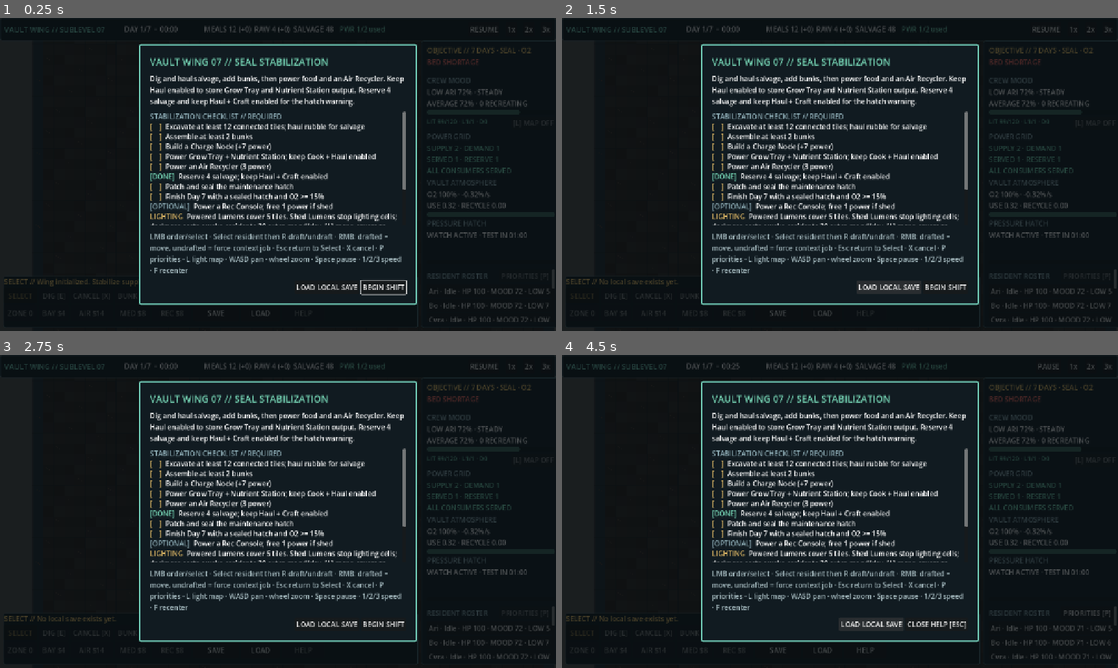
Above: before the commit, frames 1-4 (two rows, left to right).
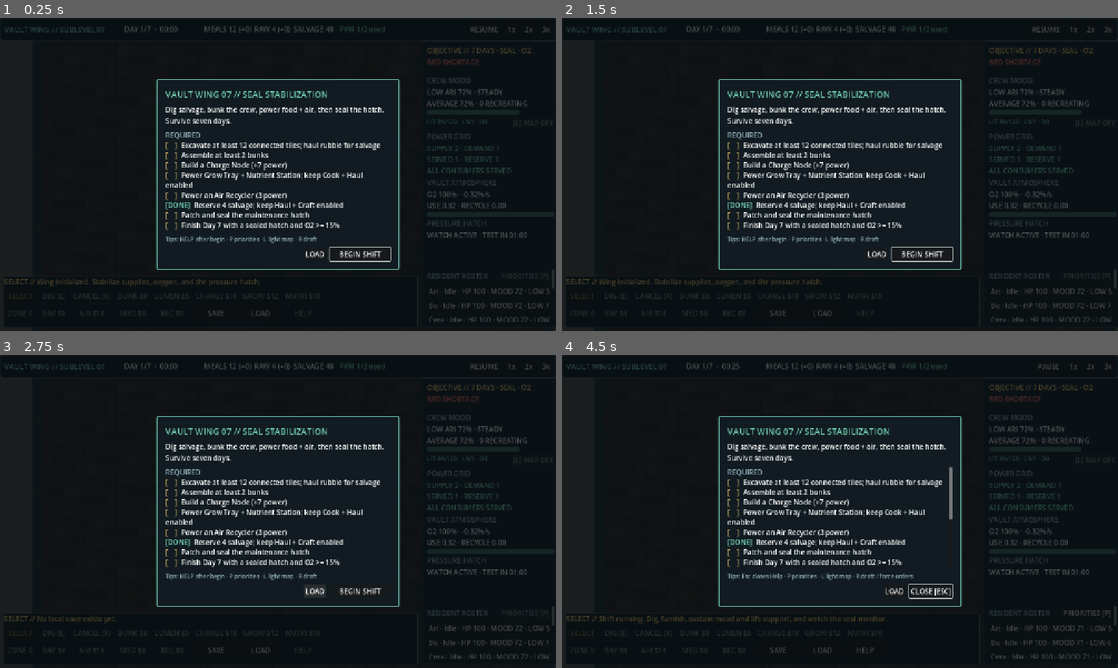
Above: after the commit, the same moments.

Repository: rccoleman19/VaultTycoon
Game: Godot game, scene res://scenes/main.tscn
Same seed, same stepped clock (60 frames per second), same inputs: the game is played once before the commit and once after it.
Inputs (mouse positions are in pixels of both pictures, inside the frame that each line leads up to):
- Up to frame 1 (0.25 s): no input
- Up to frame 2 (1.5 s): click "LOAD" at 0.5 s; click (890, 287) at 1.25 s, where only the run before the commit has a clickable "LOAD LOCAL SAVE"
- Up to frame 3 (2.75 s): click "LOAD" at 2 s
- Up to frame 4 (4.5 s): click "BEGIN SHIFT" at 2.75 s; click "HELP" at 3.5 s; click (873, 624) at 4.25 s, where only the run before the commit has a clickable "LOAD LOCAL SAVE"

The runs differ from the first frame. In frame 1, 12% of the frame differs, in the area x 25-75%, y 8-92%; in frame 2, 12%; in frame 3, 12%; in frame 4, 13%, in the area x 6-75%, y 8-92%.

Commit message:
fix: declutter opening briefing with sticky BEGIN SHIFT
Short objective, required-only checklist on first launch, one tips line,
and a sticky footer with LOAD / CLOSE / primary BEGIN SHIFT so 1280x720
Windows playtest cannot soft-lock behind clipped buttons. Help still
shows optional/lighting/manual detail.

Diff:
--- a/scripts/player_orders.gd
+++ b/scripts/player_orders.gd
@@ -45,6 +45,8 @@
 var briefing_load_button: Button
 var briefing_begin_button: Button
 var briefing_close_button: Button
+var briefing_tips_label: Label
+var _briefing_is_opening := false
 var help_button: Button
 var breach_warning_panel: PanelContainer
 var breach_resume_button: Button
@@ -575,37 +577,37 @@
 	briefing_overlay.add_child(scrim)
 	briefing_panel = PanelContainer.new()
 	briefing_panel.set_anchors_preset(Control.PRESET_CENTER)
-	briefing_panel.offset_left = -320.0
-	briefing_panel.offset_right = 320.0
-	briefing_panel.offset_top = -300.0
-	briefing_panel.offset_bottom = 300.0
-	briefing_panel.custom_minimum_size = Vector2(640, 600)
+	briefing_panel.offset_left = -280.0
+	briefing_panel.offset_right = 280.0
+	briefing_panel.offset_top = -220.0
+	briefing_panel.offset_bottom = 220.0
+	briefing_panel.custom_minimum_size = Vector2(560, 440)
 	briefing_panel.mouse_filter = Control.MOUSE_FILTER_STOP
 	briefing_panel.add_theme_stylebox_override("panel", _panel_style(Color("111b21"), Color("72cdb8"), 3))
 	briefing_overlay.add_child(briefing_panel)
 	var margin := MarginContainer.new()
 	for side in ["margin_left", "margin_right", "margin_top", "margin_bottom"]:
-		margin.add_theme_constant_override(side, 22)
+		margin.add_theme_constant_override(side, 18)
 	briefing_panel.add_child(margin)
-	var content := VBoxContainer.new()
-	content.add_theme_constant_override("separation", 12)
-	content.size_flags_vertical = Control.SIZE_EXPAND_FILL
-	margin.add_child(content)
+	var shell := VBoxContainer.new()
+	shell.add_theme_constant_override("separation", 10)
+	shell.size_flags_vertical = Control.SIZE_EXPAND_FILL
+	margin.add_child(shell)
 	var title := Label.new()
 	title.text = "VAULT WING 07 // SEAL STABILIZATION"
-	title.add_theme_font_size_override("font_size", 22)
+	title.add_theme_font_size_override("font_size", 20)
 	title.add_theme_color_override("font_color", Color("75d4b4"))
-	content.add_child(title)
+	shell.add_child(title)
 	var intro := Label.new()
-	intro.text = "Dig and haul salvage, add bunks, then power food and an Air Recycler. Keep Haul enabled to store Grow Tray and Nutrient Station output. Reserve 4 salvage and keep Haul + Craft enabled for the hatch warning."
+	intro.text = "Dig salvage, bunk the crew, power food + air, then seal the hatch. Survive seven days."
 	intro.autowrap_mode = TextServer.AUTOWRAP_WORD_SMART
-	intro.custom_minimum_size.y = 54
-	content.add_child(intro)
+	intro.custom_minimum_size.y = 36
+	shell.add_child(intro)
 	var checklist_scroll := ScrollContainer.new()
 	checklist_scroll.size_flags_vertical = Control.SIZE_EXPAND_FILL
-	checklist_scroll.custom_minimum_size.y = 238
+	checklist_scroll.custom_minimum_size.y = 180
 	checklist_scroll.horizontal_scroll_mode = ScrollContainer.SCROLL_MODE_DISABLED
-	content.add_child(checklist_scroll)
+	shell.add_child(checklist_scroll)
 	checklist = RichTextLabel.new()
 	checklist.bbcode_enabled = true
 	checklist.fit_content = true
@@ -613,25 +615,27 @@
 	checklist.size_flags_horizontal = Control.SIZE_EXPAND_FILL
 	checklist.mouse_filter = Control.MOUSE_FILTER_IGNORE
 	checklist_scroll.add_child(checklist)
-	var controls := Label.new()
-	controls.text = "LMB order/select · Select resident then R draft/undraft · RMB: drafted = move, undrafted = force context job · Esc return to Select · X cancel · P priorities · L light map · WASD pan · wheel zoom · Space pause · 1/2/3 speed · F recenter"
-	controls.autowrap_mode = TextServer.AUTOWRAP_WORD_SMART
-	controls.add_theme_color_override("font_color", Color("a9bec3"))
-	content.add_child(controls)
+	briefing_tips_label = Label.new()
+	briefing_tips_label.autowrap_mode = TextServer.AUTOWRAP_WORD_SMART
+	briefing_tips_label.add_theme_color_override("font_color", Color("8faeb7"))
+	briefing_tips_label.add_theme_font_size_override("font_size", 13)
+	shell.add_child(briefing_tips_label)
 	var buttons := HBoxContainer.new()
 	buttons.alignment = BoxContainer.ALIGNMENT_END
+	buttons.add_theme_constant_override("separation", 8)
 	buttons.size_flags_vertical = Control.SIZE_SHRINK_END
-	content.add_child(buttons)
+	shell.add_child(buttons)
 	briefing_load_button = Button.new()
-	briefing_load_button.text = "LOAD LOCAL SAVE"
+	briefing_load_button.text = "LOAD"
 	briefing_load_button.pressed.connect(func() -> void: game.load_game())
 	buttons.add_child(briefing_load_button)
 	briefing_close_button = Button.new()
-	briefing_close_button.text = "CLOSE HELP [ESC]"
+	briefing_close_button.text = "CLOSE [ESC]"
 	briefing_close_button.pressed.connect(show_briefing.bind(false))
 	buttons.add_child(briefing_close_button)
 	briefing_begin_button = Button.new()
 	briefing_begin_button.text = "BEGIN SHIFT"
+	briefing_begin_button.custom_minimum_size.x = 140
 	briefing_begin_button.pressed.connect(func() -> void: game.begin_shift())
 	buttons.add_child(briefing_begin_button)
 
@@ -1203,19 +1207,25 @@
 			"Finish Day 7 with a sealed hatch and O2 >= 15%",
 		],
 	]
-	var lines: Array[String] = ["[color=#8faeb7]STABILIZATION CHECKLIST // REQUIRED[/color]"]
+	var lines: Array[String] = ["[color=#8faeb7]REQUIRED[/color]"]
 	for check in checks:
 		var marker := "[color=#75d4b4][DONE][/color]" if check[0] else "[color=#efc56b][    ][/color]"
 		lines.append("%s  %s" % [marker, check[1]])
-	var rec_done := game.get_powered_building_count(VaultBuilding.Kind.RECREATION_CONSOLE) >= 1
-	var rec_marker := "[color=#75d4b4][DONE][/color]" if rec_done else "[color=#8faeb7][OPTIONAL][/color]"
-	lines.append("%s  Power a Rec Console; free 1 power if shed" % rec_marker)
-	lines.append("[color=#efc56b]LIGHTING[/color]  Powered Lumens cover %d tiles. Shed Lumens stop lighting cells; darkness costs awake residents 30 extra mood/day. [L] maps coverage" % LightingSystem.LUMEN_RADIUS)
-	lines.append("Optional: ZONE paints salvage + food drop-offs; CANCEL clears cells")
-	lines.append("Optional: Medical Bed ($8) heals injuries; disable to deny care")
-	lines.append("[color=#8faeb7][OPTIONAL][/color]  PRIORITIES [P]: 1 highest · 4 lowest · OFF disabled")
-	lines.append("[color=#8faeb7][OPTIONAL][/color]  MANUAL ORDERS: select resident → [R] draft/undraft; right-click drafted = move, undrafted = force context job")
+	if not _briefing_is_opening:
+		var rec_done := game.get_powered_building_count(VaultBuilding.Kind.RECREATION_CONSOLE) >= 1
+		var rec_marker := "[color=#75d4b4][DONE][/color]" if rec_done else "[color=#8faeb7][OPTIONAL][/color]"
+		lines.append("%s  Power a Rec Console; free 1 power if shed" % rec_marker)
+		lines.append("[color=#efc56b]LIGHTING[/color]  Powered Lumens cover %d tiles. Shed Lumens stop lighting cells; darkness costs awake residents 30 extra mood/day. [L] maps coverage" % LightingSystem.LUMEN_RADIUS)
+		lines.append("Optional: ZONE paints salvage + food drop-offs; CANCEL clears cells")
+		lines.append("Optional: Medical Bed ($8) heals injuries; disable to deny care")
+		lines.append("[color=#8faeb7][OPTIONAL][/color]  PRIORITIES [P]: 1 highest · 4 lowest · OFF disabled")
+		lines.append("[color=#8faeb7][OPTIONAL][/color]  MANUAL ORDERS: select resident → [R] draft/undraft; right-click drafted = move, undrafted = force context job")
 	checklist.text = "\n".join(lines)
+	if briefing_tips_label != null:
+		if _briefing_is_opening:
+			briefing_tips_label.text = "Tips: HELP after begin · P priorities · L light map · R draft"
+		else:
+			briefing_tips_label.text = "Tips: Esc closes Help · P priorities · L light map · R draft / force orders"
 
 
 func _has_eligible_worker(work_type: String) -> bool:
@@ -1298,6 +1308,7 @@
 	if briefing_overlay == null or briefing_panel == null:
 		return
 	var was_visible := briefing_overlay.visible
+	_briefing_is_opening = opening and visible
 	briefing_overlay.visible = visible
 	briefing_panel.visible = visible
 	if briefing_begin_button != null:
@@ -1306,6 +1317,7 @@
 		briefing_close_button.visible = not opening
 	if visible:
 		show_work_priorities(false)
+		_refresh_checklist()
 		_configure_briefing_focus(opening)
 		_focus_first_briefing_control(opening)
 	elif was_visible:
--- a/tests/test_mood_recreation.gd
+++ b/tests/test_mood_recreation.gd
@@ -543,12 +543,14 @@
 	orders.refresh()
 	_assert_equal(orders.command_grid.columns, 8, "expanded command grid retains two-row layout")
 	_assert_equal(orders.command_grid.get_child_count(), 16, "toolbar contains thirteen tools plus save, load, and Help")
-	_assert_equal(orders.briefing_panel.size, Vector2(640, 600), "briefing leaves room for every stabilization objective")
+	_assert_equal(orders.briefing_panel.custom_minimum_size, Vector2(560, 440), "opening briefing stays compact on 1280x720")
 	_assert_equal(orders.briefing_overlay.mouse_filter, Control.MOUSE_FILTER_STOP, "briefing backdrop blocks accidental map input")
 	var checklist_scroll := orders.checklist.get_parent() as ScrollContainer
-	_assert_true(checklist_scroll != null and checklist_scroll.custom_minimum_size.y >= 238.0, "briefing checklist scrolls inside a fixed panel so BEGIN SHIFT stays visible")
-	_assert_true(orders.checklist.fit_content, "briefing checklist still expands for full objective text inside the scroll")
+	_assert_true(checklist_scroll != null and checklist_scroll.custom_minimum_size.y >= 180.0, "briefing checklist scrolls above a sticky action footer")
+	_assert_true(orders.checklist.fit_content, "briefing checklist still expands for objective text inside the scroll")
 	_assert_true(orders.briefing_begin_button.visible and orders.briefing_begin_button.get_global_rect().size.y > 0.0, "BEGIN SHIFT remains laid out on the first screen")
+	_assert_true(orders.briefing_begin_button.get_global_rect().end.y <= orders.briefing_panel.get_global_rect().end.y + 1.0, "BEGIN SHIFT stays inside the briefing panel")
+	_assert_true(orders.briefing_tips_label != null and "HELP" in orders.briefing_tips_label.text.to_upper(), "opening tips stay one short line")
 	_assert_false(orders.right_scroll.is_ancestor_of(orders.objective_label), "critical wing telemetry stays outside the scrolling inspector")
 	_assert_equal(orders.command_buttons.rec.text, "REC $8", "toolbar exposes the compact recreation build command")
 	_assert_true("1 power" in orders.command_buttons.rec.tooltip_text, "recreation tooltip states its power demand")
